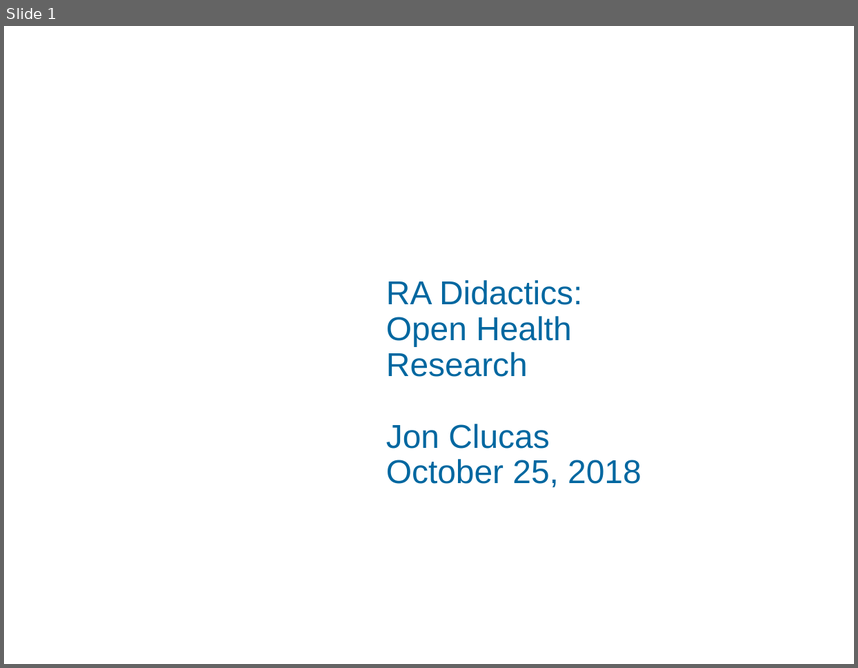
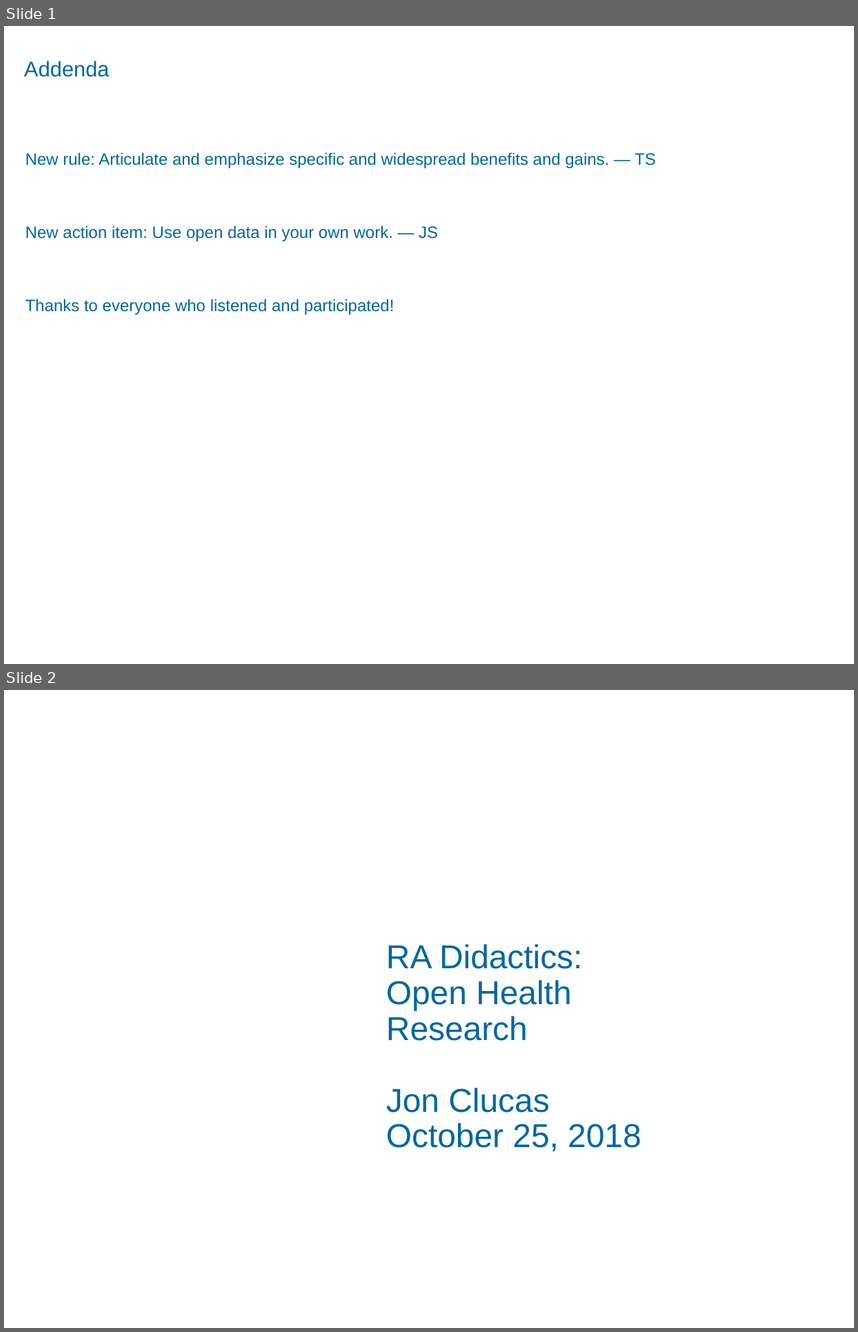
Before and after one commit to ChildMindInstitute/RA-Didactics, a slide deck: Research/2018-10-25-Open Health Research.odp. Shown one above the other, each under a label of ours: slide 1 before the commit, slides 1 and 2 after it. The pictures are 858x668 and 858x1332 pixels, drawn with LibreOffice and Linux fonts; fonts in the diff are those of the drawing; background and template pictures are left out. Boxes give left, top, right and bottom in pixels: in the first picture for what was removed or moved away, otherwise in the second. Text is boxed around its words. In the diff, an @@ line names an element or a change of style, - is before the commit and + after.

Commit message:
:pencil: Prepend Addenda Slide

```diff
--- a/Research/2018-10-25-Open Health Research.odp
+++ b/Research/2018-10-25-Open Health Research.odp
@@ slide 1 added at [4,26,854,664], background #FFFFFF @@
@@ title added at [24,60,109,77], 18 pt, text #0067A0 @@
+Addenda
@@ text added at [25,152,656,314], 14 pt, text #0067A0 @@
+New rule: Articulate and emphasize specific and widespread benefits and gains. ― TS
+New action item: Use open data in your own work. ― JS
+Thanks to everyone who listened and participated!
@@ what was slide 1 is now slide 2 @@
```
